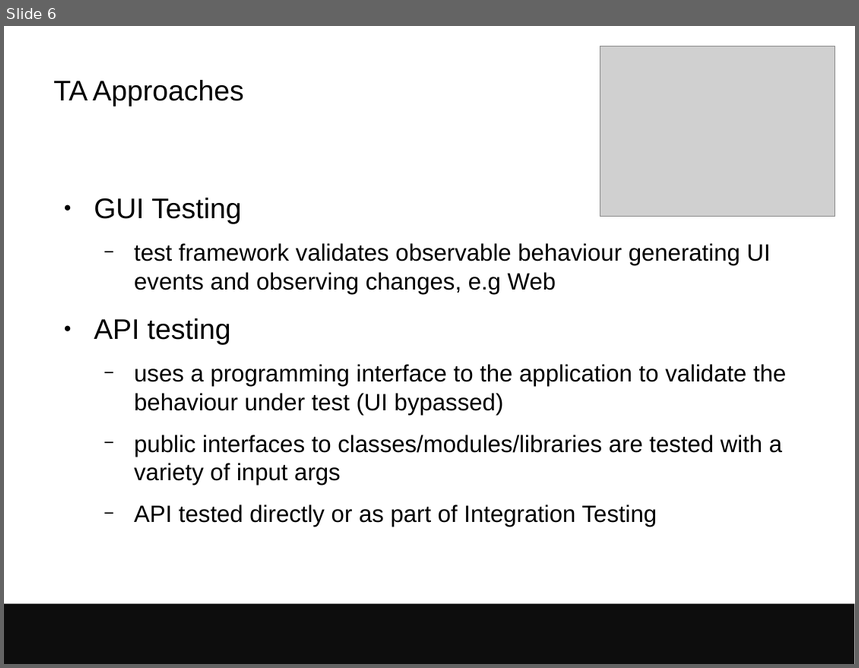
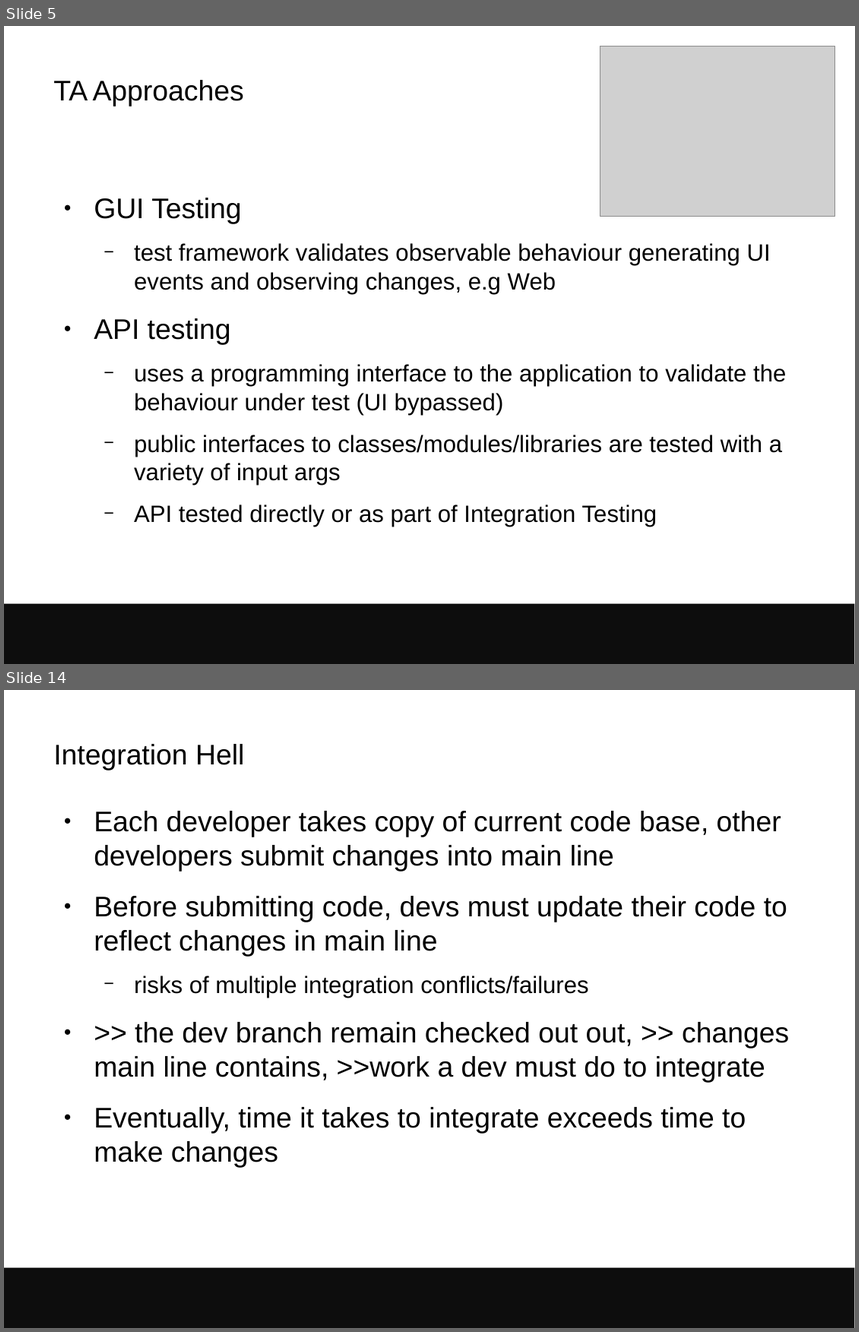
Before and after one commit to avullo/presentations, a slide deck: 2017/data-review-12-17/talk.odp. Shown one above the other, each under a label of ours: slide 6 before the commit, slides 5 and 14 after it; the slides between them are not shown. The pictures are 859x668 and 859x1332 pixels, drawn with LibreOffice and Linux fonts; fonts in the diff are those of the drawing; grey boxes stand for pictures; background and template pictures are left out. Boxes give left, top, right and bottom in pixels: in the first picture for what was removed or moved away, otherwise in the second. Text is boxed around its words. In the diff, an @@ line names an element or a change of style, - is before the commit and + after.

```diff
--- a/2017/data-review-12-17/talk.odp
+++ b/2017/data-review-12-17/talk.odp
@@ slide 14 added at (4, 690, 855, 1328), background #FFFFFF; not listed: 1 template element that a slide beside it also shows @@
@@ title added at (53, 744, 244, 771), 24 pt, text #000000 @@
+Integration Hell
@@ text added at (94, 811, 789, 1168), 24 pt, text #000000 @@
+● Each developer takes copy of current code base, other developers submit changes into main line
+● Before submitting code, devs must update their code to reflect changes in main line
+  − risks of multiple integration conflicts/failures
+● >> the dev branch remain checked out out, >> changes main line contains, >>work a dev must do to integrate
+● Eventually, time it takes to integrate exceeds time to make changes
@@ what was slide 6 is now slide 5 @@
```
Also in this commit, not shown: 1 slide changed, 15 other slides added, 1 slide removed, 9 other files.
